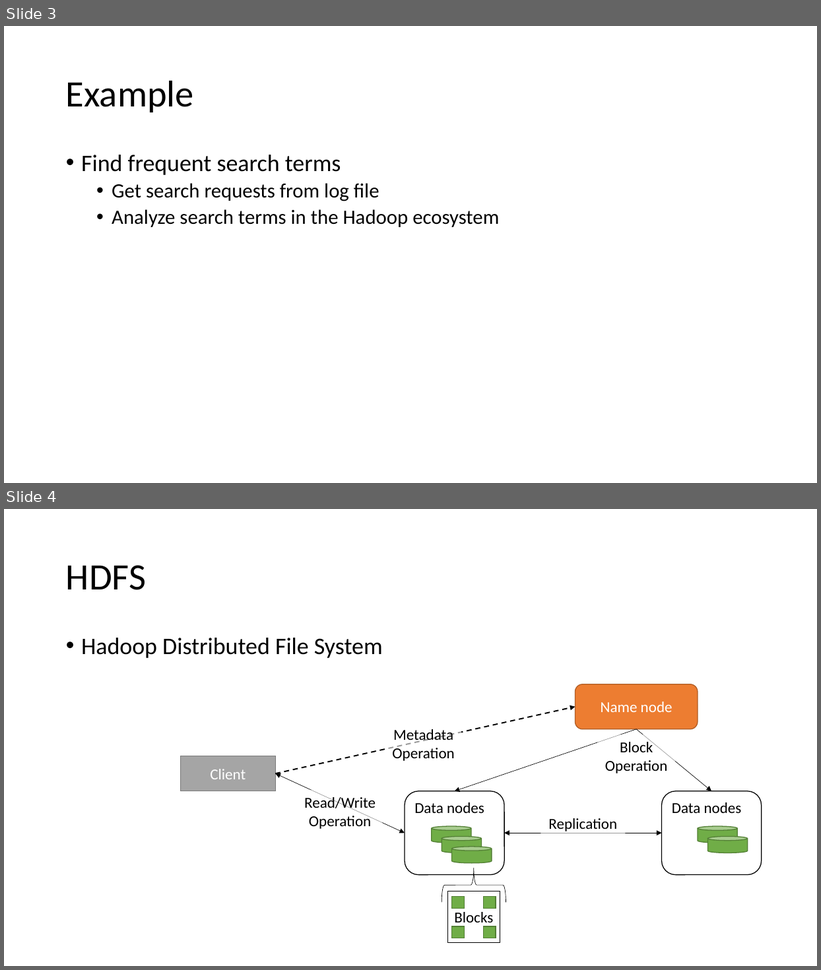
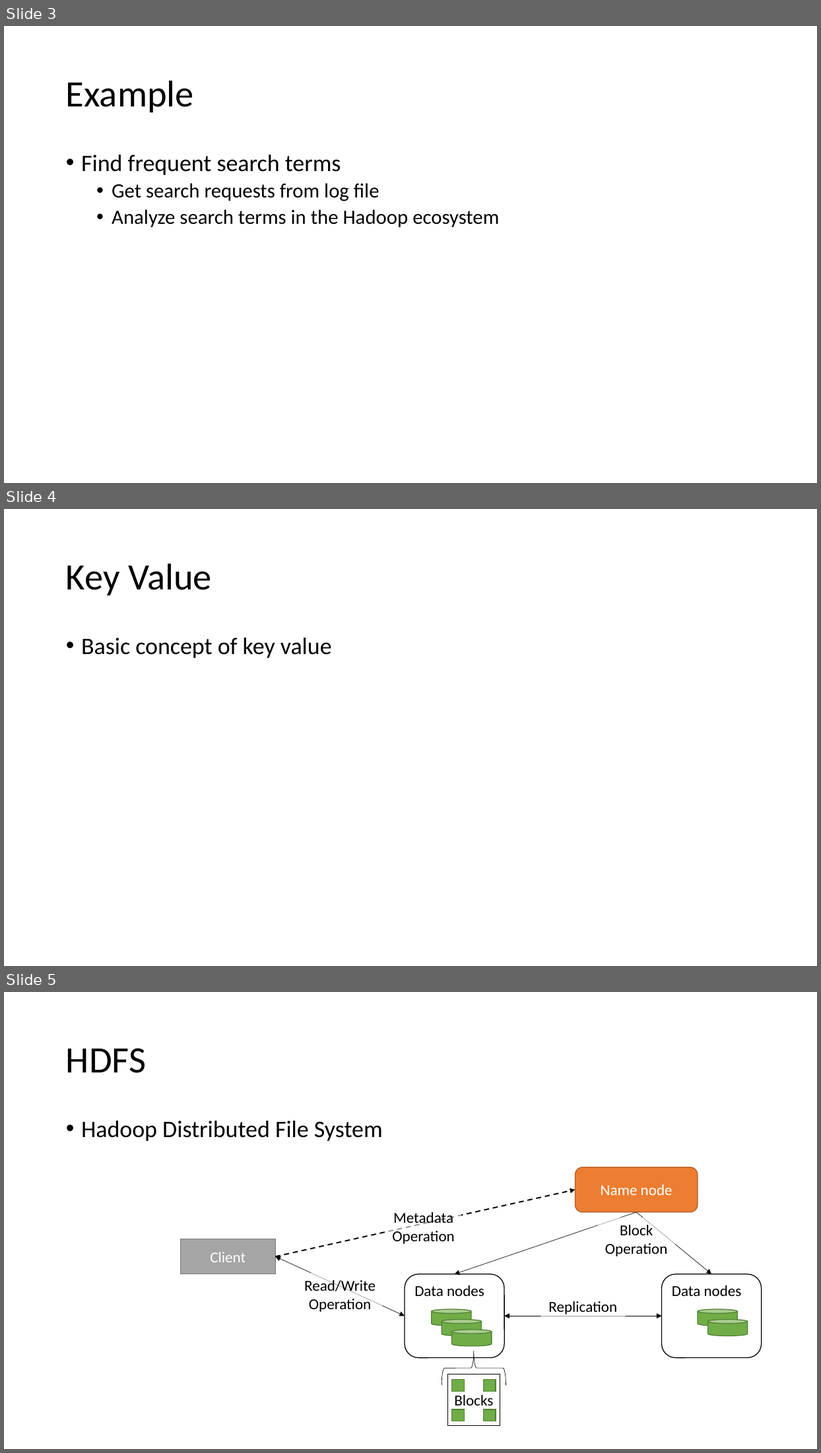
Before and after one commit to ckuka/SHDS, a slide deck: slides/ShanghaiDataScience_201509.pptx. Shown one above the other, each under a label of ours: slides 3 and 4 before the commit, slides 3, 4 and 5 after it. The pictures are 821x970 and 821x1453 pixels, drawn with LibreOffice and Linux fonts; fonts in the diff are those of the drawing. Boxes give left, top, right and bottom in pixels: in the first picture for what was removed or moved away, otherwise in the second. Text is boxed around its words. In the diff, an @@ line names an element or a change of style, - is before the commit and + after.

Commit message:
Update slides

```diff
--- a/slides/ShanghaiDataScience_201509.pptx
+++ b/slides/ShanghaiDataScience_201509.pptx
@@ slide 4 added at box(4, 509, 817, 966), background #FFFFFF @@
@@ title added at box(66, 563, 212, 595), 44 pt, text #000000 @@
+Key Value
@@ text added at box(81, 638, 332, 658), 28 pt, text #000000 @@
+• Basic concept of key value
@@ what was slide 4 is now slide 5 @@
```
